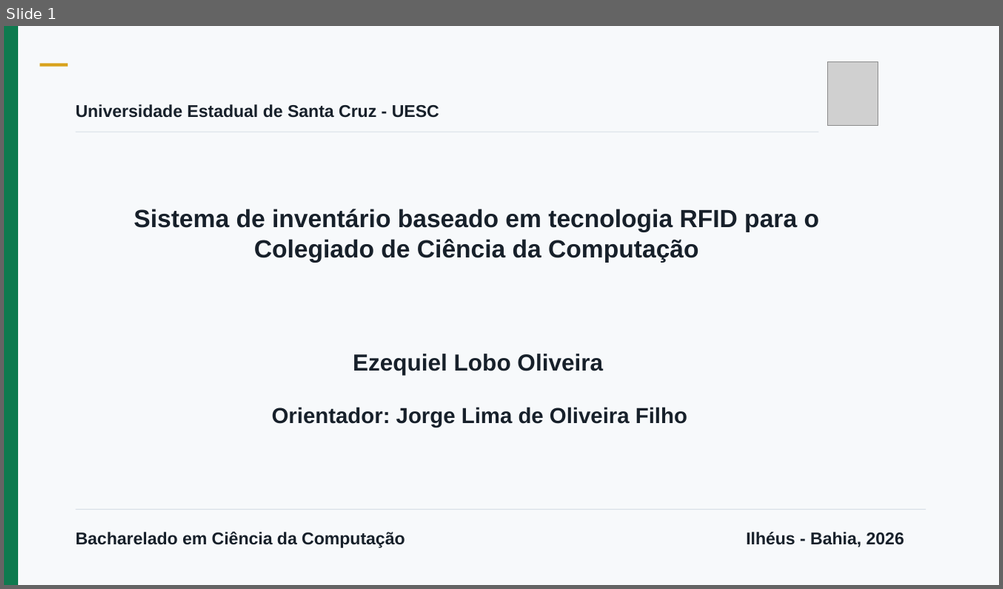
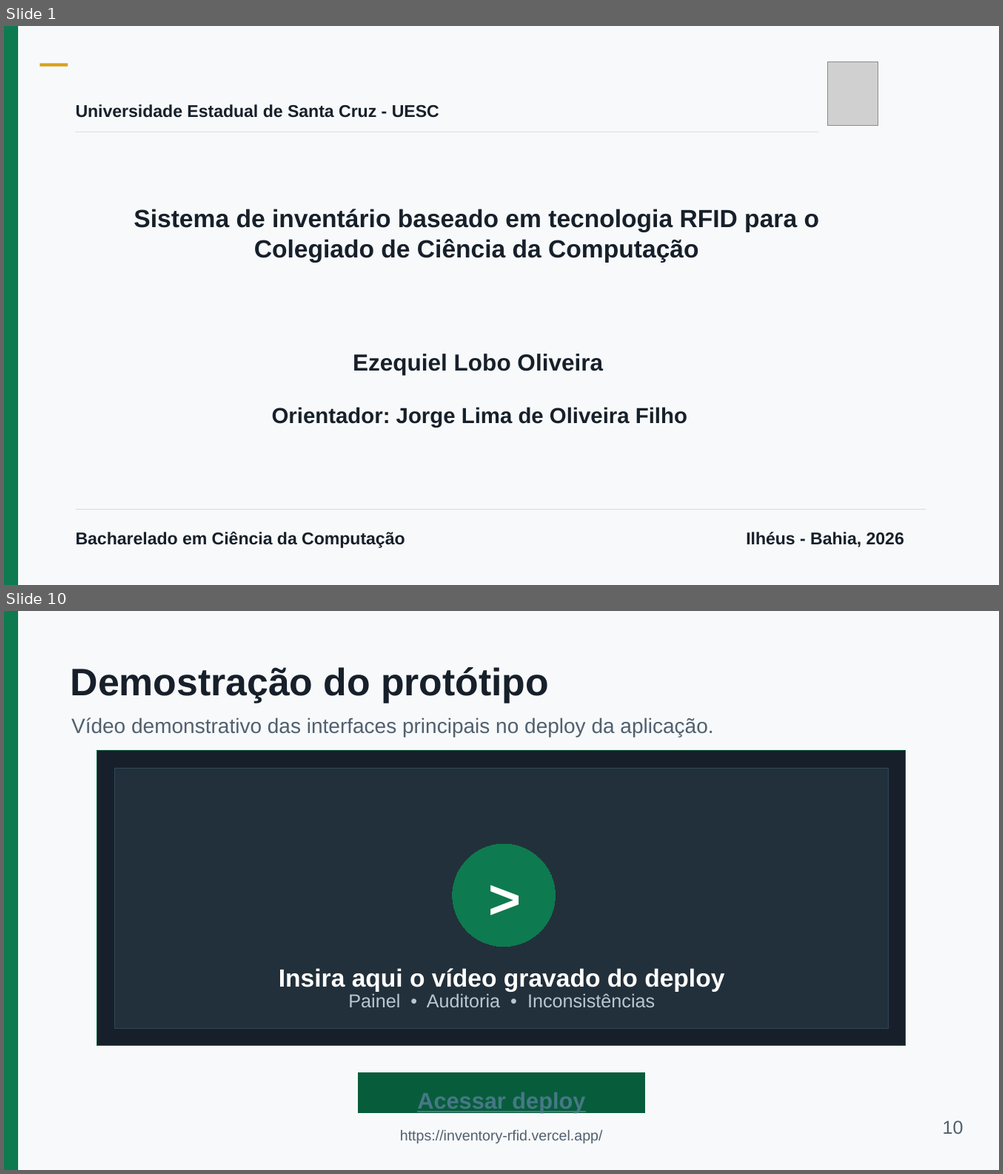
Before and after one commit to EzekLobo/InventoryRFID, a slide deck: docs/tcc/apresentacao-inventoryrfid-15min.pptx. Shown one above the other, each under a label of ours: slide 1 before the commit, slides 1 and 10 after it; the slides between them are not shown. The pictures are 1003x589 and 1003x1174 pixels, drawn with LibreOffice and Linux fonts; fonts in the diff are those of the drawing; grey boxes stand for pictures. Boxes give left, top, right and bottom in pixels: in the first picture for what was removed or moved away, otherwise in the second. Text is boxed around its words. In the diff, an @@ line names an element or a change of style, - is before the commit and + after.

```diff
--- a/docs/tcc/apresentacao-inventoryrfid-15min.pptx
+++ b/docs/tcc/apresentacao-inventoryrfid-15min.pptx
@@ slide 10 added at box(4, 611, 999, 1170), background #FFFFFF @@
@@ rectangle added at box(4, 611, 999, 1170), fill #F7F9FB, outline #F7F9FB 0.75 pt @@
@@ rectangle added at box(4, 611, 18, 1170), fill #0E7A4F, outline #0E7A4F 0.75 pt @@
@@ text added at box(71, 667, 549, 703), 37 pt, text #17202A, bold @@
+Demostração do protótipo
@@ text added at box(71, 718, 713, 738), 20 pt, text #51606F @@
+Vídeo demonstrativo das interfaces principais no deploy da aplicação.
@@ rectangle added at box(97, 752, 905, 1047), fill #17202A, outline #075D3B 0.75 pt @@
@@ rectangle added at box(114, 768, 889, 1029), fill #22303B, outline #314657 0.75 pt @@
@@ ellipse added at box(452, 844, 555, 947), fill #0E7A4F, outline #0E7A4F 0.75 pt @@
@@ text added at box(481, 860, 519, 905), 54 pt, text #FFFFFF, bold @@
+>
@@ text added at box(279, 968, 724, 992), 24 pt, text #FFFFFF, bold @@
+Insira aqui o vídeo gravado do deploy
@@ text added at box(348, 994, 654, 1008), 18 pt, text #B8C7D3 @@
+Painel • Auditoria • Inconsistências
@@ rectangle added at box(358, 1073, 644, 1113), fill #075D3B, outline #075D3B 0.75 pt @@
@@ text added at box(417, 1093, 585, 1113), 22 pt, text #467886, bold, underline @@
+Acessar deploy
@@ text added at box(942, 1121, 963, 1134), 18 pt, text #51606F @@
+10
@@ text added at box(400, 1130, 603, 1144), 14 pt, text #51606F @@
+https://inventory-rfid.vercel.app/
```
Also in this commit, not shown: 10 slides changed, 2 other slides added, 7 slides removed, 1 other file.
